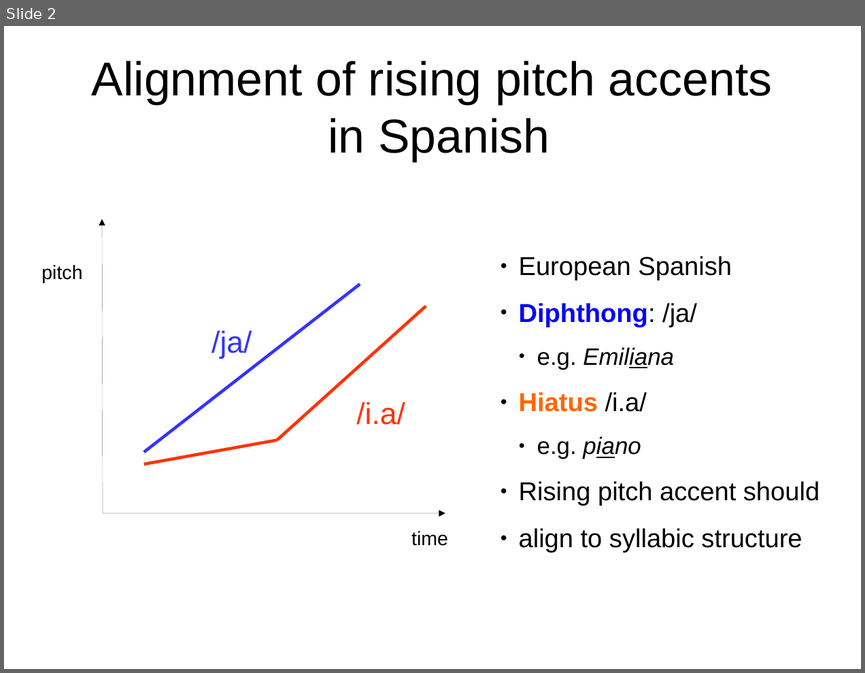
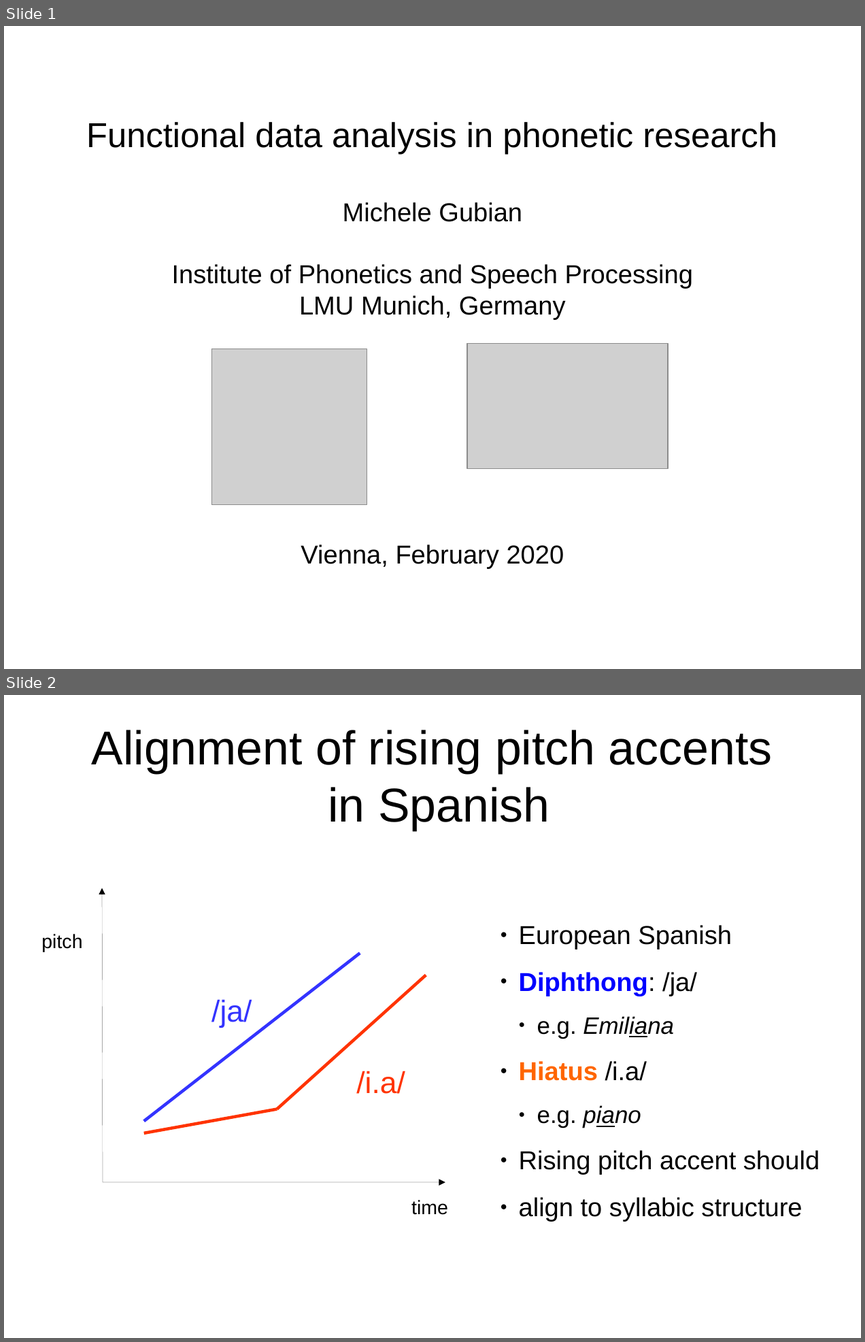
Before and after one commit to uasolo/FPCA-phonetics-workshop, a slide deck: presentations/FPCA-phonetics.odp. Shown one above the other, each under a label of ours: slide 2 before the commit, slides 1 and 2 after it. The pictures are 865x673 and 865x1342 pixels, drawn with LibreOffice and Linux fonts; fonts in the diff are those of the drawing; grey boxes stand for pictures. Boxes give left, top, right and bottom in pixels: in the first picture for what was removed or moved away, otherwise in the second. Text is boxed around its words. In the diff, an @@ line names an element or a change of style, - is before the commit and + after.

```diff
--- a/presentations/FPCA-phonetics.odp
+++ b/presentations/FPCA-phonetics.odp
@@ slide 1 added at <box>4,26,861,669</box>, background #FFFFFF @@
@@ subtitle added at <box>86,122,777,569</box>, 24 pt, text #000000 @@
+Functional data analysis in phonetic research
+Michele Gubian
+Institute of Phonetics and Speech Processing
+LMU Munich, Germany
+Vienna, February 2020
@@ picture added at <box>211,349,367,504</box> @@
@@ picture added at <box>467,343,668,469</box> @@
```
Also in this commit, not shown: 13 slides changed, 2 other slides added, 1 slide removed, 1 other file.
